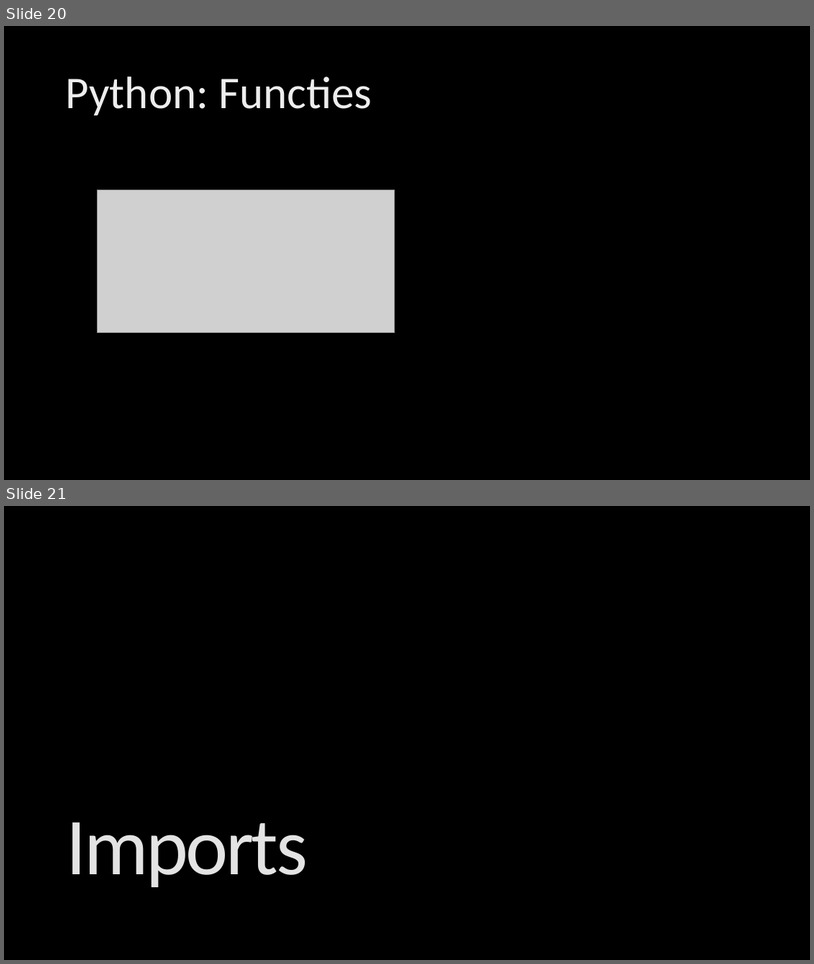
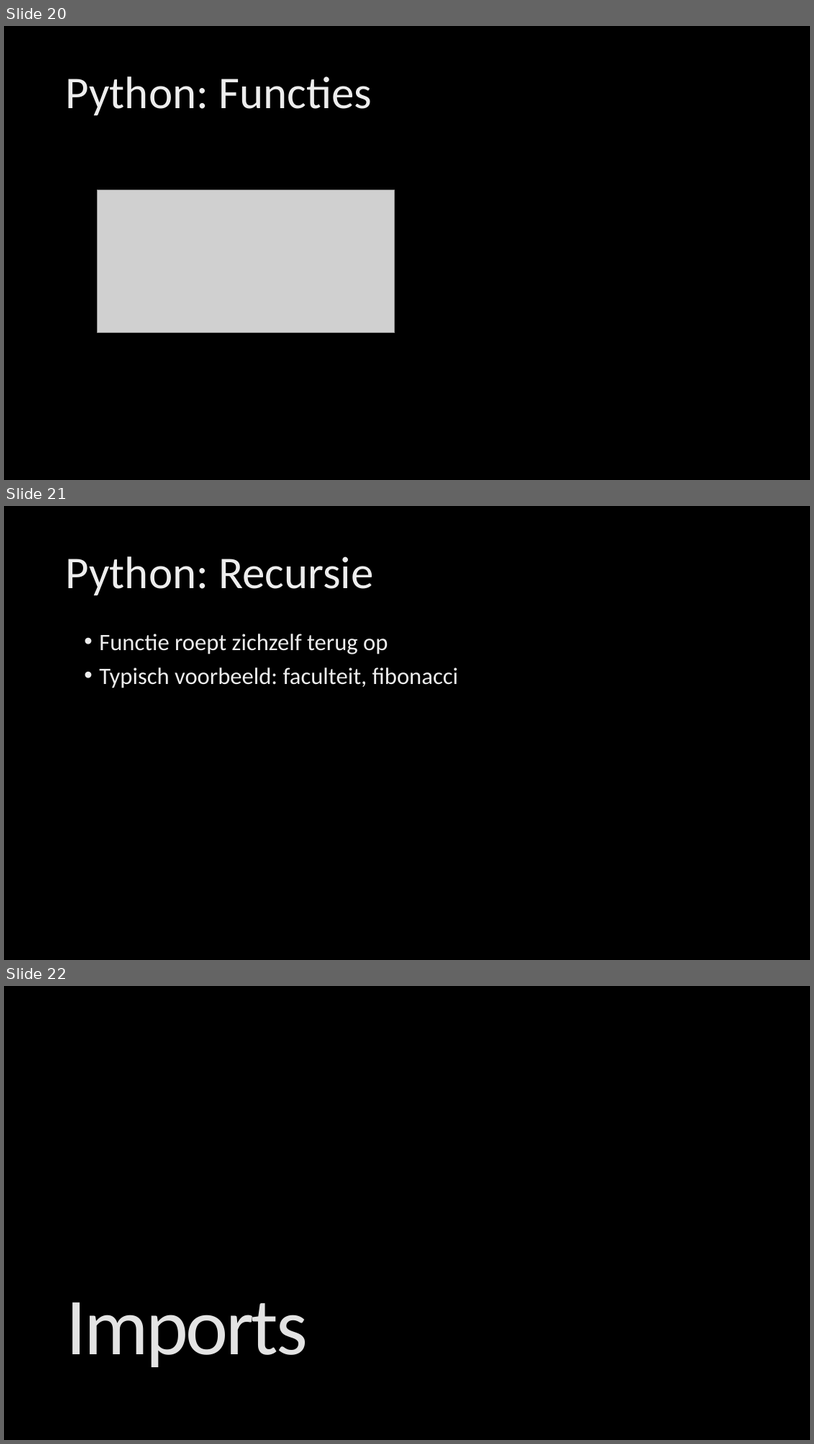
Before and after one commit to jonasvandervennet/introductieles-python, a slide deck: Introductie tot PYTHON.pptx. Shown one above the other, each under a label of ours: slides 20 and 21 before the commit, slides 20, 21 and 22 after it. The pictures are 814x964 and 814x1444 pixels, drawn with LibreOffice and Linux fonts; fonts in the diff are those of the drawing; grey boxes stand for pictures; background and template pictures are left out. Boxes give left, top, right and bottom in pixels: in the first picture for what was removed or moved away, otherwise in the second. Text is boxed around its words. In the diff, an @@ line names an element or a change of style, - is before the commit and + after.

Commit message:
update recursie

```diff
--- a/Introductie tot PYTHON.pptx
+++ b/Introductie tot PYTHON.pptx
@@ slide 21 added at (4,506,810,960), background picture (left out) @@
@@ title added at (65,556,373,595), 54 pt, text gradient #BFBFBF to #EDEDED to #FFFFFF @@
+Python: Recursie
@@ text added at (99,633,458,688), 28 pt, text gradient #BFBFBF to #EDEDED to #FFFFFF @@
+• Functie roept zichzelf terug op
+• Typisch voorbeeld: faculteit, fibonacci
@@ what was slide 21 is now slide 22 @@
```
